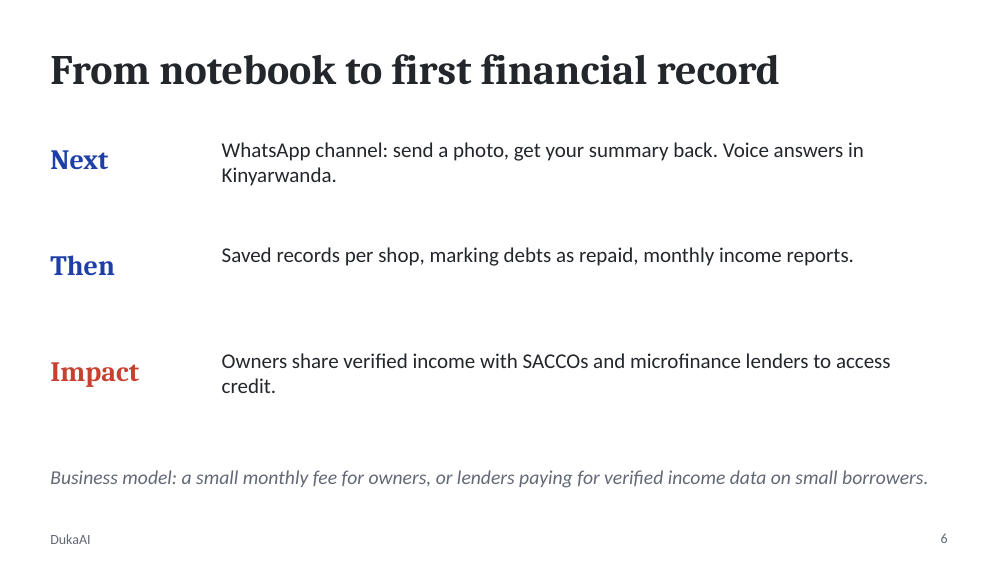
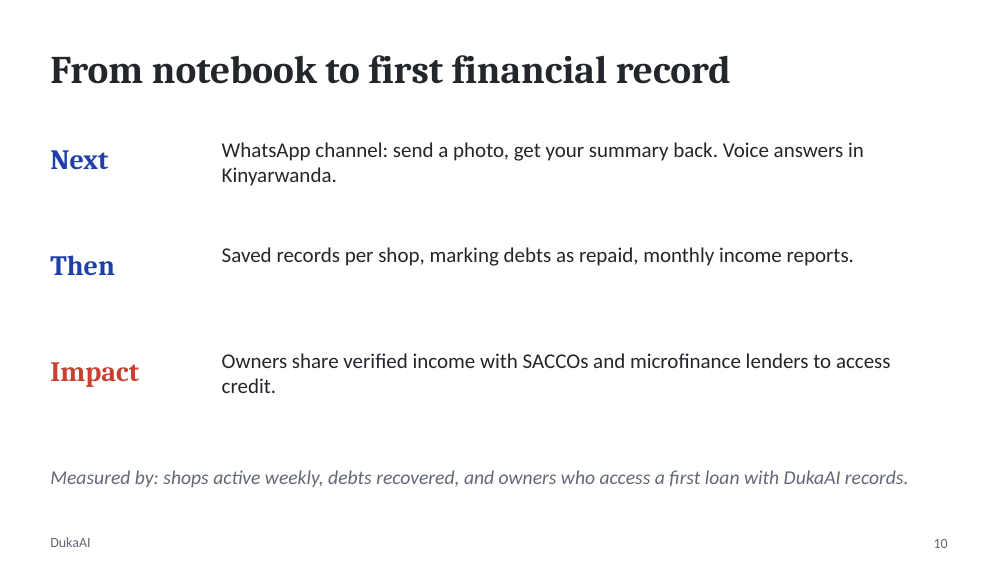
Before and after one commit to Elthiero/daftari, a slide deck: slide 10 of docs/DukaAI_Pitch.pptx (slide 6 before the commit). Drawn at 1008x567 pixels with LibreOffice and Linux fonts; fonts in the diff are those of the drawing. Boxes give left, top, right and bottom in pixels: in the first picture for what was removed or moved away, otherwise in the second. Text is boxed around its words. In the diff, an @@ line names an element or a change of style, - is before the commit and + after.

```diff
--- a/docs/DukaAI_Pitch.pptx
+++ b/docs/DukaAI_Pitch.pptx
@@ title "From notebook to first financial ..." at (50, 55, 731, 84): size 30 to 28 pt @@
@@ text at (50, 470, 909, 487): text changed @@
-Business model: a small monthly fee for owners, or lenders paying for verified income data on small borrowers.
+Measured by: shops active weekly, debts recovered, and owners who access a first loan with DukaAI records.
@@ page number at (934, 539, 948, 548): text changed @@
-6
+10
```
Also in this commit, not shown: 6 other slides changed, 5 slides added, 1 other file.
